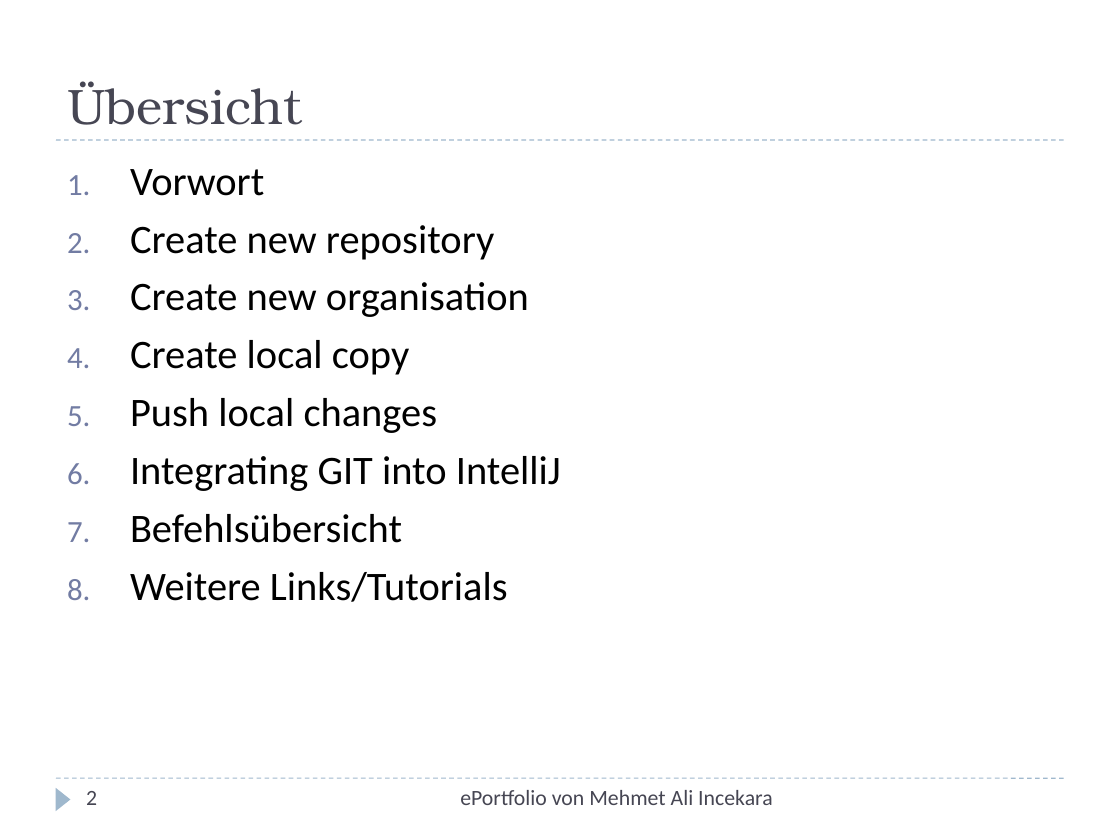
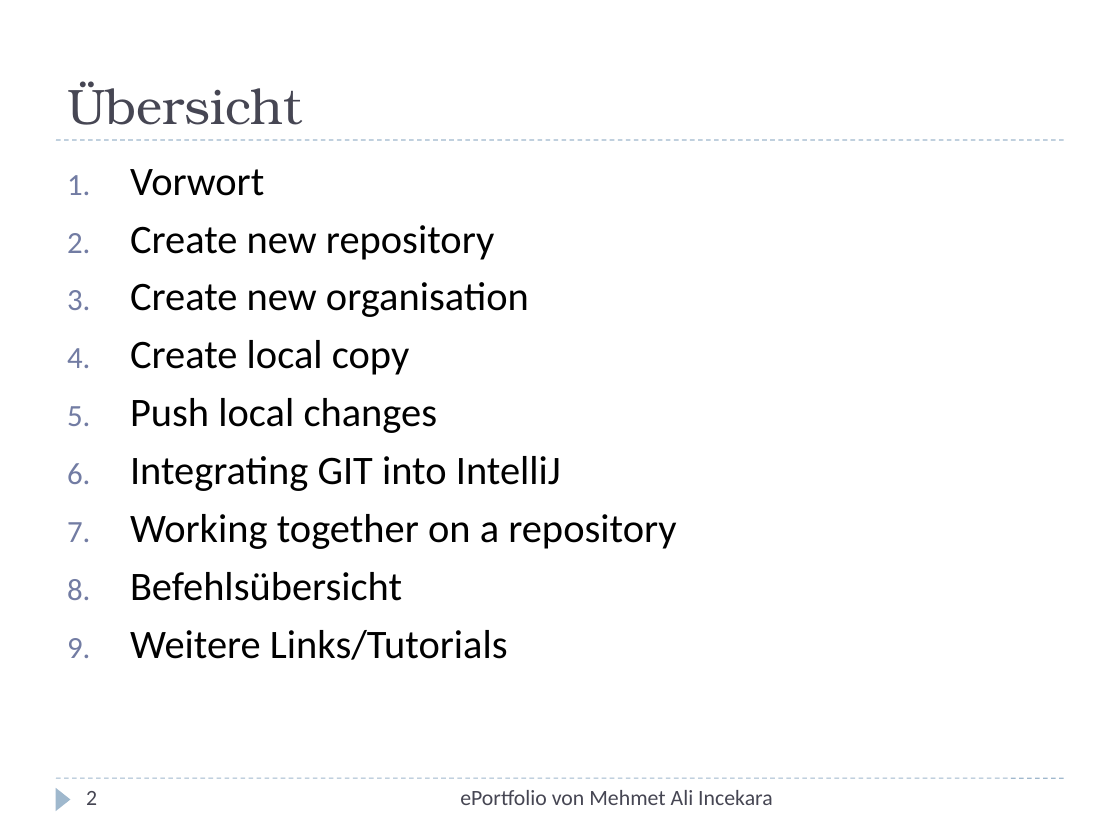
Before and after one commit to xnappy/ePortfolio, a slide deck: slide 2 of Tutorial.pptx. Drawn at 1120x840 pixels with LibreOffice and Linux fonts; fonts in the diff are those of the drawing. Boxes give left, top, right and bottom in pixels: in the first picture for what was removed or moved away, otherwise in the second. Text is boxed around its words. In the diff, an @@ line names an element or a change of style, - is before the commit and + after.

```diff
--- a/Tutorial.pptx
+++ b/Tutorial.pptx
@@ text at [130,514,676,549]: paragraph added @@
+7. Working together on a repository
```
Also in this commit, not shown: 8 slides added, 1 other file.
